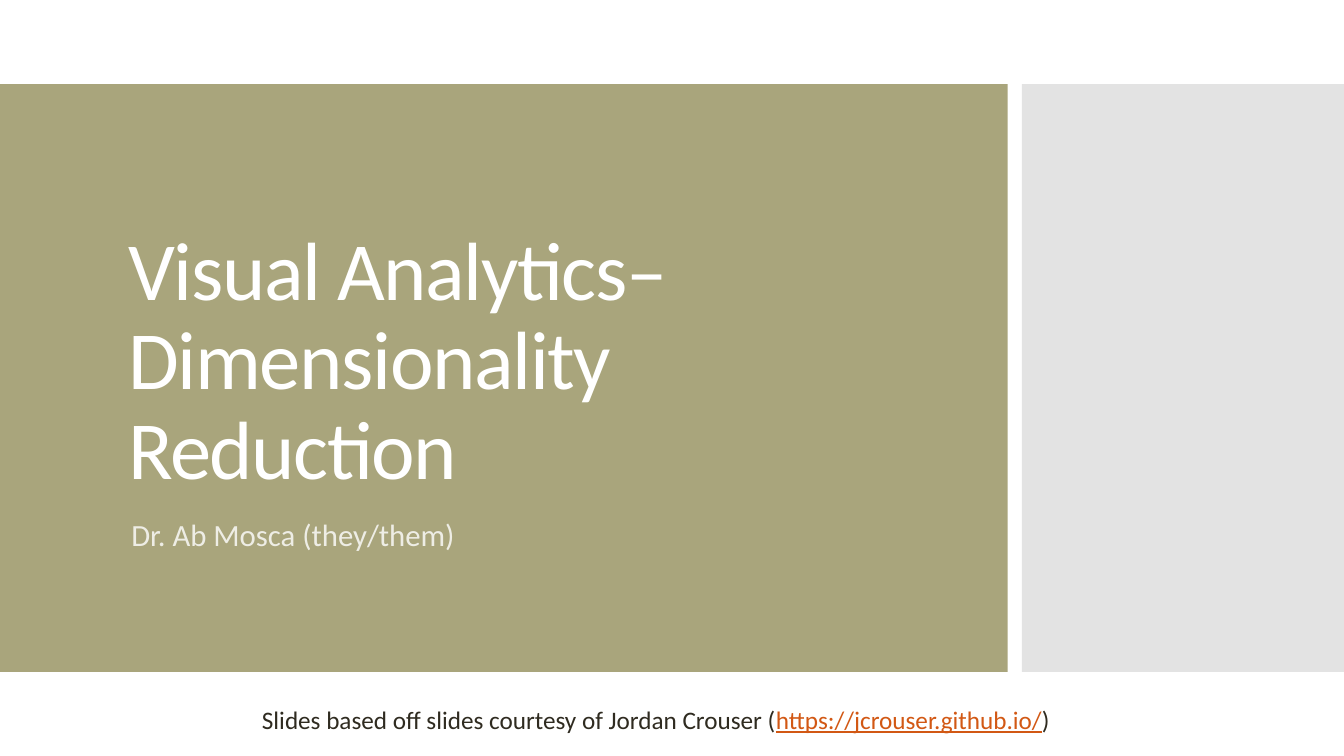
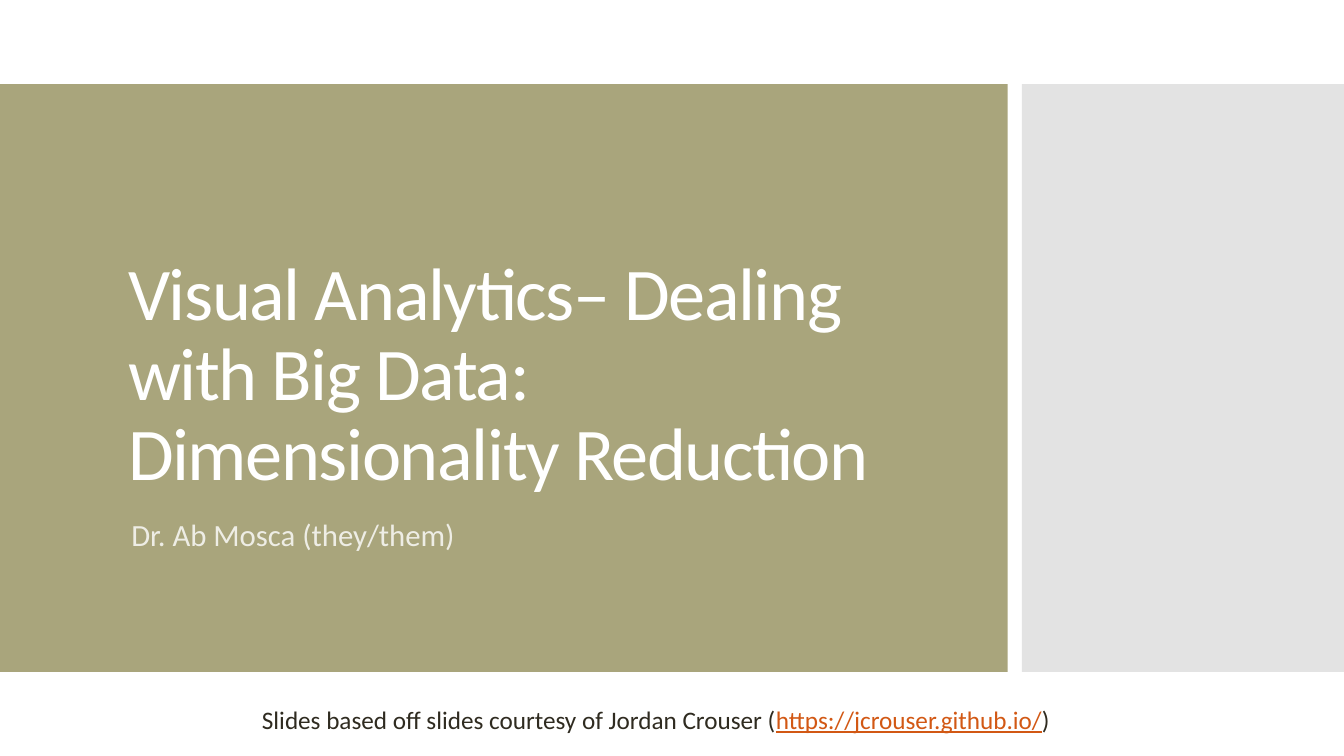
Before and after one commit to amosca01/SDS-CS235, a slide deck: slide 1 of slides/13-big-data.pptx. Drawn at 1344x756 pixels with LibreOffice and Linux fonts; fonts in the diff are those of the drawing. Boxes give left, top, right and bottom in pixels: in the first picture for what was removed or moved away, otherwise in the second. Text is boxed around its words. In the diff, an @@ line names an element or a change of style, - is before the commit and + after.

```diff
--- a/slides/13-big-data.pptx
+++ b/slides/13-big-data.pptx
@@ title at [128, 268, 868, 492]: text changed; size 59 to 53.1 pt @@
-Visual Analytics– Dimensionality Reduction
+Visual Analytics– Dealing with Big Data: Dimensionality Reduction
```
Also in this commit, not shown: 12 other slides changed, 17 slides added, 15 slides removed, 5 other files.
